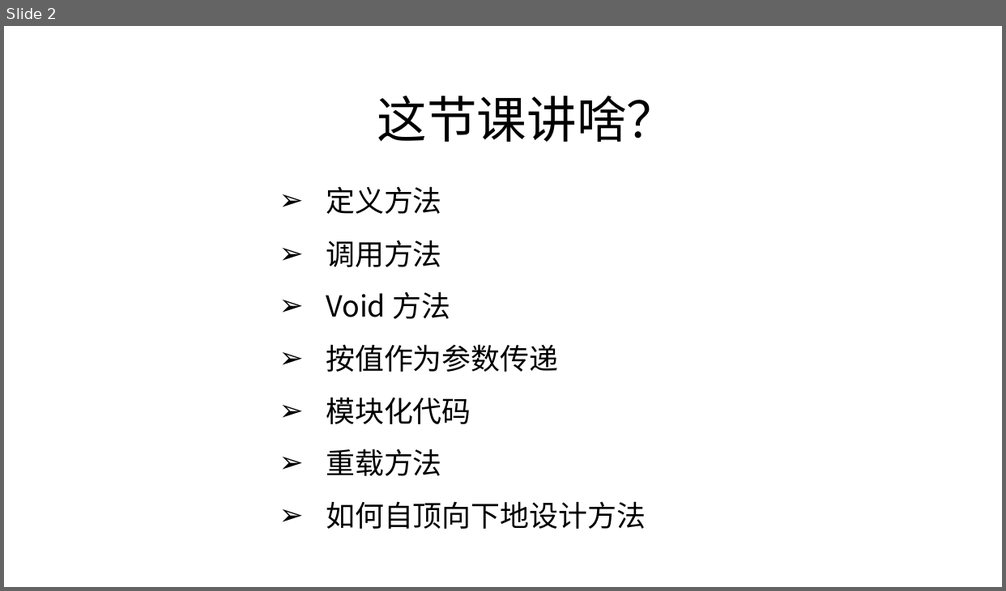
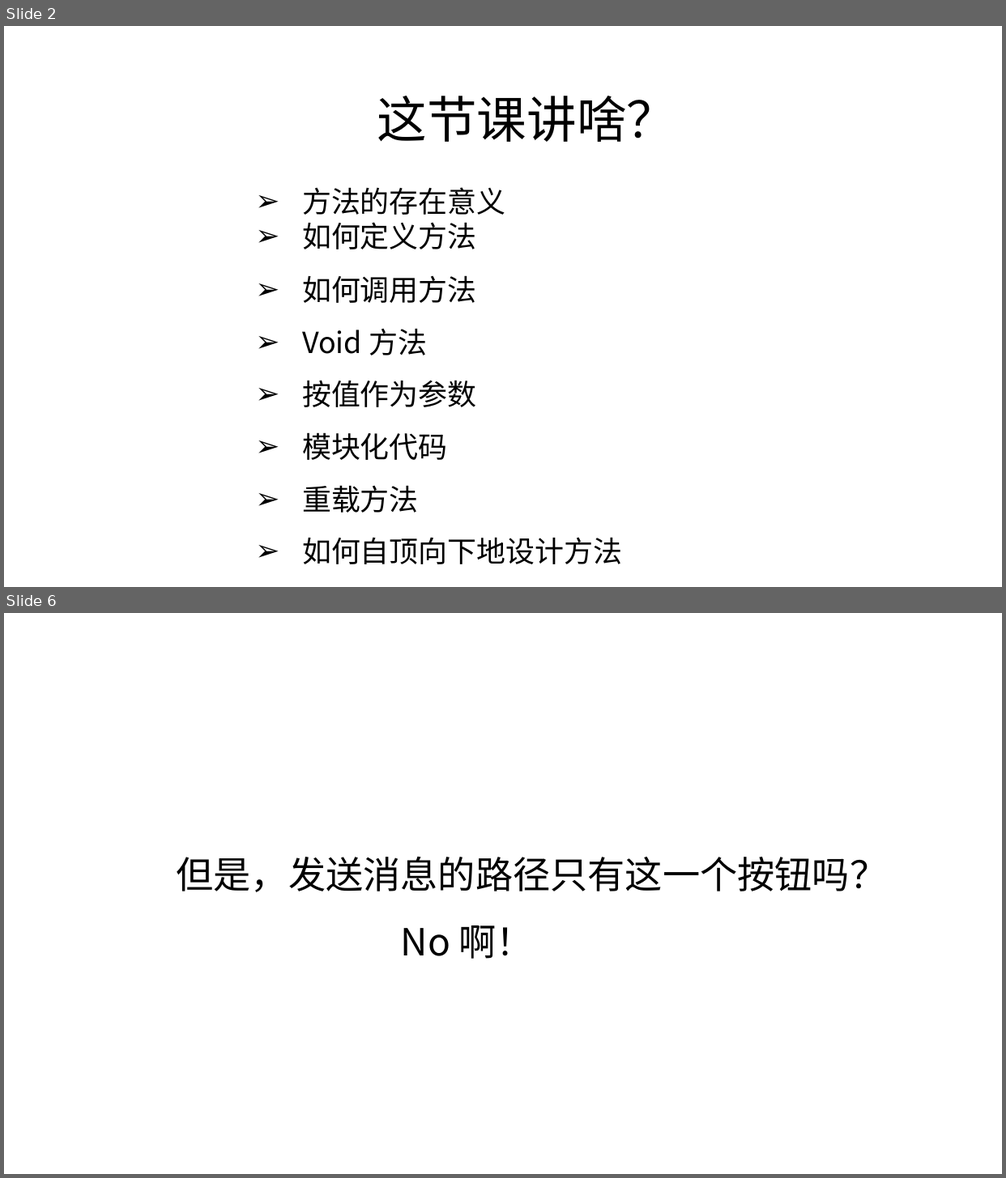
Before and after one commit to zjyesir/hmc_java_1, a slide deck: ppt/2.3 方法.pptx. Shown one above the other, each under a label of ours: slide 2 before the commit, slides 2 and 6 after it; the slides between them are not shown. The pictures are 1006x591 and 1006x1178 pixels, drawn with LibreOffice and Linux fonts; fonts in the diff are those of the drawing; background and template pictures are left out. Boxes give left, top, right and bottom in pixels: in the first picture for what was removed or moved away, otherwise in the second. Text is boxed around its words. In the diff, an @@ line names an element or a change of style, - is before the commit and + after.

```diff
--- a/ppt/2.3 方法.pptx
+++ b/ppt/2.3 方法.pptx
@@ slide 6 added at [4,613,1002,1174], background picture (left out) @@
@@ text added at [176,857,887,959], 36 pt, text #000000 @@
+但是，发送消息的路径只有这一个按钮吗？
+No 啊！
@@ slide 2 changed as well @@
@@ text "方法的存在意义": place and size @@
-text "方法的存在意义" at [326,186,646,529]
+text "方法的存在意义" at [302,187,622,565]
@@ text at [302,187,505,303]: text changed @@
-➢ 定义方法
-➢ 调用方法
+➢ 方法的存在意义
+➢ 如何定义方法
+➢ 如何调用方法
@@ text at [302,380,476,408]: text changed @@
-➢ 按值作为参数传递
+➢ 按值作为参数
```
Also in this commit, not shown: 2 other slides changed, 14 other slides added, 1 slide removed, 1 other file.
